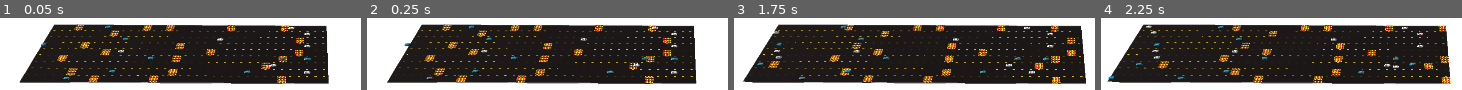
Above: before the commit, frames 1-4 (left to right).
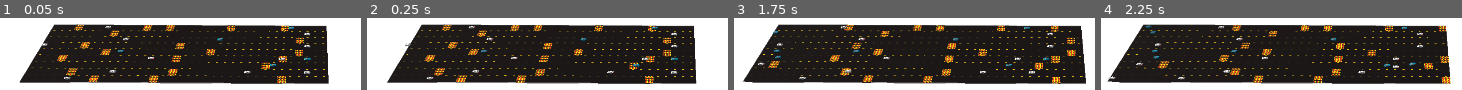
Above: after the commit, the same moments.

Repository: ethanbaedke/Race-Down-Roosevelt
Game: Godot game, scene res://race/race_debug.tscn
The game is run twice, just before and just after one commit, with the same random seed, the same clock (stepped at 60 frames per second) and the same inputs. This scene is started directly instead of the project's main scene.
Inputs (mouse positions are in pixels of both pictures, inside the frame that each line leads up to):
- Up to frame 1 (0.05 s): no input
- Up to frame 2 (0.25 s): no input
- Up to frame 3 (1.75 s): tap Enter at 0.5 s; move the mouse to (outside the picture) at 0.52 s; hold D 0.53-1.28 s; tap C at 0.6 s; click (outside the picture) at 0.67 s; move the mouse to (outside the picture) at 1.27 s; hold A from 1.28 s (still down); tap X at 1.35 s
- Up to frame 4 (2.25 s): move the mouse to (outside the picture) at 2.02 s; release A at 2.03 s; hold D from 2.03 s (still down); tap C at 2.1 s

The runs differ from the first frame. In frame 1, 0.8% of the frame differs, in the area x 11-82%, y 9-87%; in frame 2, 0.8%; in frame 3, 1.1%; in frame 4, 1.2%, in the area x 1-86%, y 9-87%.

Commit message:
Fixed bug where explosion effect would play on traffic vehicle recycle.

Diff:
--- /dev/null
+++ b/race-down-roosevelt/one_shot_particle_effect.gd
@@ -0,0 +1,22 @@
+class_name OneShotParticleEffect extends Node3D
+
+signal effect_finished
+
+var _one_shot_particles:Array[GPUParticles3D] = []
+var _finished_count:int = 0
+
+func _ready() -> void:
+
+	for child:Node in self.get_children():
+		if (child is GPUParticles3D):
+			if (child.one_shot):
+				_one_shot_particles.append(child)
+				child.finished.connect(_on_one_shot_particle_finished)
+				child.emitting = true
+
+func _on_one_shot_particle_finished() -> void:
+
+	_finished_count += 1
+	if (_finished_count == _one_shot_particles.size()):
+		effect_finished.emit()
+		queue_free()
--- a/race-down-roosevelt/particle_effect.gd
+++ /dev/null
@@ -1,8 +0,0 @@
-class_name ParticleEffect extends Node3D
-
-@export var _gpu_particles:Array[GPUParticles3D] = []
-
-func play() -> void:
-
-	for particles:GPUParticles3D in _gpu_particles:
-		particles.emitting = true
--- a/race-down-roosevelt/race/race.gd
+++ b/race-down-roosevelt/race/race.gd
@@ -266,7 +266,8 @@
 
 	var order:Array[RacerVehicle] = get_racer_order()
 	var last_place_z:float = order[order.size() - 1].position.z
-	# Anything at or behind this can be cleaned up.
+	# Anything at or behind this is eligable to be cleaned up.
+	# Some objects may have their own conditions determining if they can be cleaned up.
 	var cleanup_z:float = last_place_z - ROAD_CLEANUP_DIST
 
 	# Shrink road.
@@ -282,7 +283,8 @@
 
 	# Cleanup traffic vehicles.
 	traffic_vehicle_pool.run_cleanup(func (n:Node3D) -> bool:
-		return n.position.z < cleanup_z
+		var vehicle:TrafficVehicle = n as TrafficVehicle
+		return vehicle.available_for_cleanup && n.position.z < cleanup_z
 	)
 
 	# Cleanup road objects.
--- a/race-down-roosevelt/race/race.tscn
+++ b/race-down-roosevelt/race/race.tscn
@@ -3,25 +3,25 @@
 [ext_resource type="Script" uid="uid://c4j85t8xu0nvo" path="res://race/race.gd" id="1_6dlvr"]
 [ext_resource type="Script" uid="uid://clyn63xl4tio5" path="res://helpers/random_node_pool_entry.gd" id="2_c8320"]
 [ext_resource type="PackedScene" uid="uid://dvlgkkayjdnkm" path="res://vehicles/traffic_vehicles/honda_civic_traffic.tscn" id="3_01boi"]
+[ext_resource type="PackedScene" uid="uid://5phxb6wuavas" path="res://vehicles/traffic_vehicles/subaru_forester_traffic.tscn" id="3_g1gks"]
 [ext_resource type="Script" uid="uid://bonfni7lag8hs" path="res://helpers/random_node_pool.gd" id="4_01boi"]
-[ext_resource type="PackedScene" uid="uid://buplbimw5vl7v" path="res://vehicles/traffic_vehicles/subaru_forester_traffic.tscn" id="4_hkrbr"]
 [ext_resource type="Texture2D" uid="uid://bphsvdqsicl7h" path="res://road/road_straight.png" id="4_iqn4a"]
 [ext_resource type="PackedScene" uid="uid://8t5pwnixghwp" path="res://road/boost_pad_row.tscn" id="5_g0dry"]
 [ext_resource type="Script" uid="uid://7psf6ks7j2k4" path="res://race/leaderboard.gd" id="8_c8320"]
 
-[sub_resource type="Resource" id="Resource_0lns8"]
+[sub_resource type="Resource" id="Resource_g0dry"]
+script = ExtResource("2_c8320")
+scene = ExtResource("3_g1gks")
+metadata/_custom_type_script = "uid://clyn63xl4tio5"
+
+[sub_resource type="Resource" id="Resource_c8320"]
 script = ExtResource("2_c8320")
 scene = ExtResource("3_01boi")
 metadata/_custom_type_script = "uid://clyn63xl4tio5"
 
-[sub_resource type="Resource" id="Resource_ru474"]
-script = ExtResource("2_c8320")
-scene = ExtResource("4_hkrbr")
-metadata/_custom_type_script = "uid://clyn63xl4tio5"
-
 [sub_resource type="Resource" id="Resource_cyu3u"]
 script = ExtResource("4_01boi")
-entries = Array[ExtResource("2_c8320")]([SubResource("Resource_0lns8"), SubResource("Resource_ru474")])
+entries = Array[ExtResource("2_c8320")]([SubResource("Resource_g0dry"), SubResource("Resource_c8320")])
 debug_name = "Traffic Vehicle"
 metadata/_custom_type_script = "uid://bonfni7lag8hs"
 
--- a/race-down-roosevelt/vehicles/traffic_vehicles/explosion_effect.tscn
+++ b/race-down-roosevelt/vehicles/traffic_vehicles/explosion_effect.tscn
@@ -1,6 +1,6 @@
 [gd_scene format=3 uid="uid://gy7sowipcjkk"]
 
-[ext_resource type="Script" uid="uid://didtlpoapvc62" path="res://particle_effect.gd" id="1_e2dgq"]
+[ext_resource type="Script" uid="uid://didtlpoapvc62" path="res://one_shot_particle_effect.gd" id="1_e2dgq"]
 
 [sub_resource type="Curve" id="Curve_f5x0w"]
 _data = [Vector2(0, 1), 0.0, 0.0, 0, 0, Vector2(0.5, 1), 0.0, 0.0, 0, 0, Vector2(1, 0), 0.0, 0.0, 0, 0]
@@ -94,9 +94,8 @@
 scale_curve = SubResource("CurveTexture_3n43j")
 color = Color(0.25, 0.25, 0.25, 1)
 
-[node name="ExplosionEffect" type="Node3D" unique_id=1325316322 node_paths=PackedStringArray("_gpu_particles")]
+[node name="ExplosionEffect" type="Node3D" unique_id=1325316322]
 script = ExtResource("1_e2dgq")
-_gpu_particles = [NodePath("FlyingParticles"), NodePath("Fire"), NodePath("Smoke")]
 
 [node name="FlyingParticles" type="GPUParticles3D" parent="." unique_id=2029290469]
 transform = Transform3D(1, 0, 0, 0, 1, 0, 0, 0, 1, 0, 0.5, 0)
--- a/race-down-roosevelt/vehicles/traffic_vehicles/honda_civic_traffic.tscn
+++ b/race-down-roosevelt/vehicles/traffic_vehicles/honda_civic_traffic.tscn
@@ -2,7 +2,6 @@
 
 [ext_resource type="Script" uid="uid://bqi1740ikajnm" path="res://vehicles/traffic_vehicles/traffic_vehicle.gd" id="1_by02n"]
 [ext_resource type="PackedScene" uid="uid://uvhx5awql1e8" path="res://vehicles/honda_civic.glb" id="2_ugfde"]
-[ext_resource type="PackedScene" uid="uid://gy7sowipcjkk" path="res://vehicles/traffic_vehicles/explosion_effect.tscn" id="3_mlu1s"]
 
 [sub_resource type="BoxShape3D" id="BoxShape3D_by02n"]
 size = Vector3(0.89019775, 0.63409424, 2.3129516)
@@ -20,5 +19,3 @@
 
 [node name="HondaCivicModel" parent="." unique_id=114766186 instance=ExtResource("2_ugfde")]
 transform = Transform3D(-2.1855694e-08, 0, 0.5, 0, 0.5, 0, -0.5, 0, -2.1855694e-08, -0.4615922, 0, 1.1404314)
-
-[node name="ExplosionEffect" parent="." unique_id=1325316322 instance=ExtResource("3_mlu1s")]
--- a/race-down-roosevelt/vehicles/traffic_vehicles/subaru_forester_traffic.tscn
+++ b/race-down-roosevelt/vehicles/traffic_vehicles/subaru_forester_traffic.tscn
@@ -1,8 +1,7 @@
-[gd_scene format=3 uid="uid://buplbimw5vl7v"]
+[gd_scene format=3 uid="uid://5phxb6wuavas"]
 
 [ext_resource type="Script" uid="uid://bqi1740ikajnm" path="res://vehicles/traffic_vehicles/traffic_vehicle.gd" id="1_ia38m"]
 [ext_resource type="PackedScene" uid="uid://40efplcfedui" path="res://vehicles/subaru_forester.glb" id="2_oduem"]
-[ext_resource type="PackedScene" uid="uid://gy7sowipcjkk" path="res://vehicles/traffic_vehicles/explosion_effect.tscn" id="3_ccmxo"]
 
 [sub_resource type="BoxShape3D" id="BoxShape3D_ia38m"]
 size = Vector3(0.91748047, 0.6846924, 2.3123658)
@@ -20,5 +19,3 @@
 
 [node name="SubaruForesterModel" parent="." unique_id=1946182605 instance=ExtResource("2_oduem")]
 transform = Transform3D(-2.1855694e-08, 0, 0.5, 0, 0.5, 0, -0.5, 0, -2.1855694e-08, -0.46786118, 0, 1.1404314)
-
-[node name="ExplosionEffect" parent="." unique_id=1325316322 instance=ExtResource("3_ccmxo")]
--- a/race-down-roosevelt/vehicles/traffic_vehicles/traffic_vehicle.gd
+++ b/race-down-roosevelt/vehicles/traffic_vehicles/traffic_vehicle.gd
@@ -4,16 +4,24 @@
 
 @export var _vehicle_model:Node3D = null
 
+@onready var _explosion_effect_scene:PackedScene = preload("res://vehicles/traffic_vehicles/explosion_effect.tscn")
+
 @onready var _collision_area:Area3D = $Area3D
 @onready var _collision_shape:CollisionShape3D = $Area3D/CollisionShape3D
-@onready var _explosion_effect:ParticleEffect = $ExplosionEffect
+
+# Only set to false when vehicle in a state we don't want to cleanup during, such as exploding.
+var available_for_cleanup:bool = true
 
 # The actual speed used. This allows it to be modified without changing the original speed variable.
 var _speed:float = speed
 
 func explode() -> void:
 
-	_explosion_effect.play()
+	available_for_cleanup = false
+	var effect:OneShotParticleEffect = _explosion_effect_scene.instantiate()
+	effect.effect_finished.connect(func() -> void:
+		available_for_cleanup = true)
+	self.add_child(effect)
 
 	# We don't destroy this object since the race will recycle it.
 	disable_vehicle()
Renamed: race-down-roosevelt/particle_effect.gd.uid -> race-down-roosevelt/one_shot_particle_effect.gd.uid
